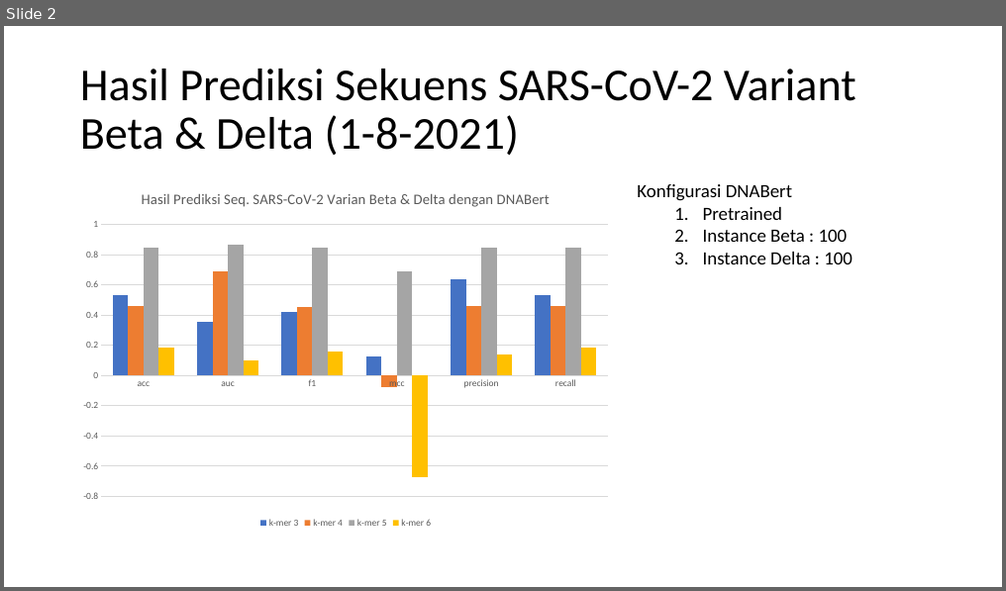
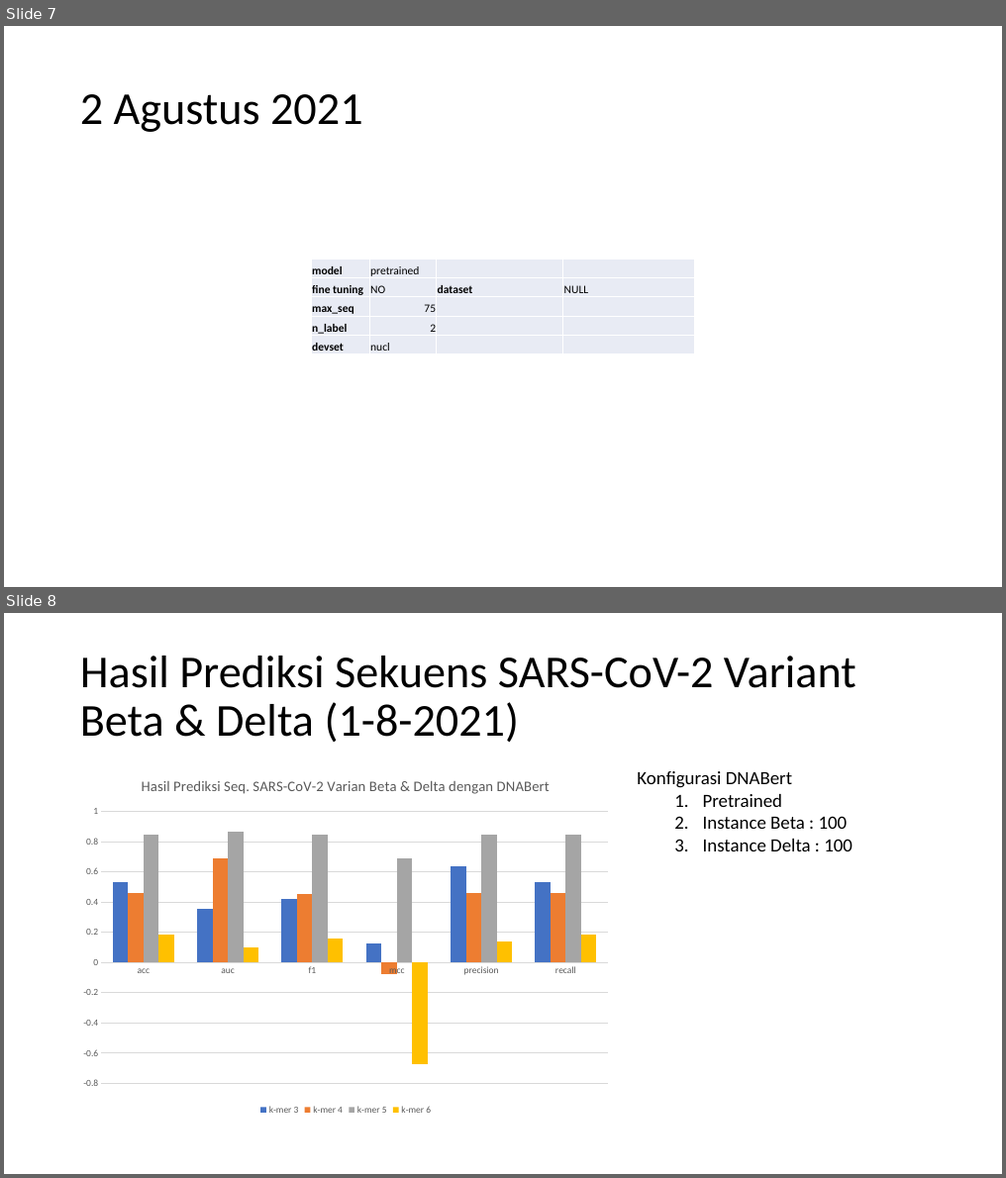
Before and after one commit to anwari32/sequence-processing, a slide deck: docs/DNABert & SARS-CoV-2 Variants-2.pptx. Shown one above the other, each under a label of ours: slide 2 before the commit, slides 7 and 8 after it. The pictures are 1006x591 and 1006x1178 pixels, drawn with LibreOffice and Linux fonts; fonts in the diff are those of the drawing. Boxes give left, top, right and bottom in pixels: in the first picture for what was removed or moved away, otherwise in the second. Text is boxed around its words. In the diff, an @@ line names an element or a change of style, - is before the commit and + after.

```diff
--- a/docs/DNABert & SARS-CoV-2 Variants-2.pptx
+++ b/docs/DNABert & SARS-CoV-2 Variants-2.pptx
@@ slide 7 added at (x1=4, y1=26, x2=1002, y2=587), background #FFFFFF @@
@@ title added at (x1=80, y1=94, x2=363, y2=132), 44 pt, text #000000 @@
+2 Agustus 2021
@@ table added at (x1=312, y1=259, x2=694, y2=355), 5 rows, 4 columns @@
+model | pretrained |  | 
+fine tuning | NO | dataset | NULL
+max_seq | 75 |  | 
+n_label | 2 |  | 
+devset | nucl |  | 
@@ what was slide 2 is now slide 8 @@
```
Also in this commit, not shown: 5 other slides added, 1 other file.
